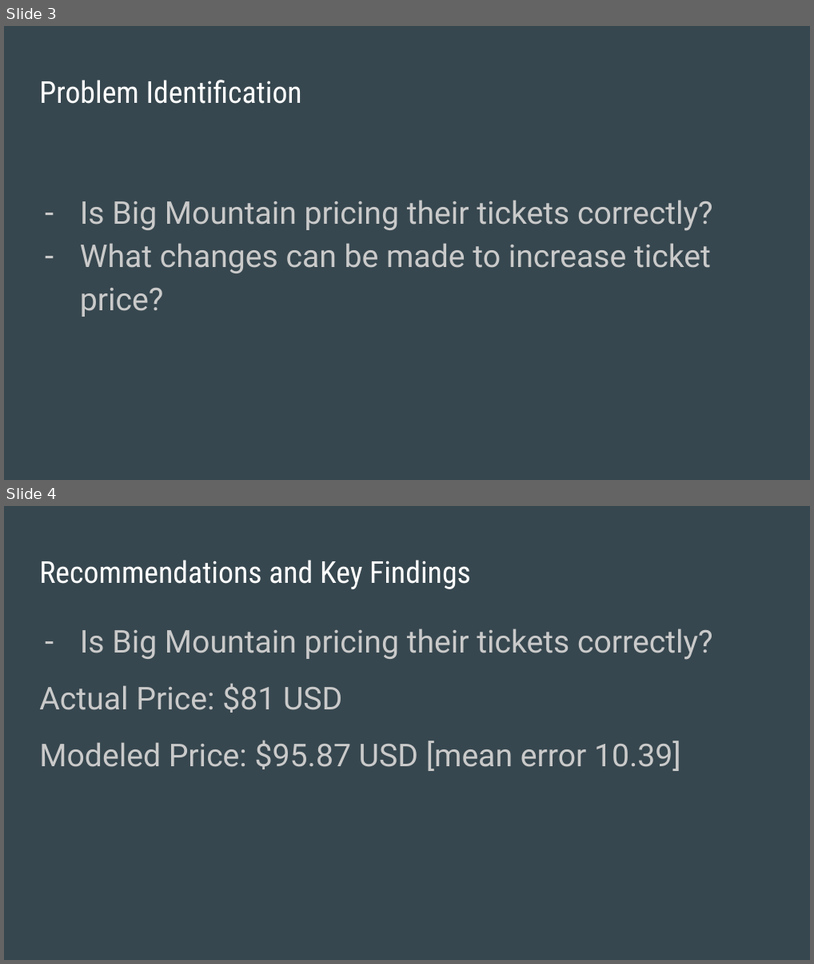
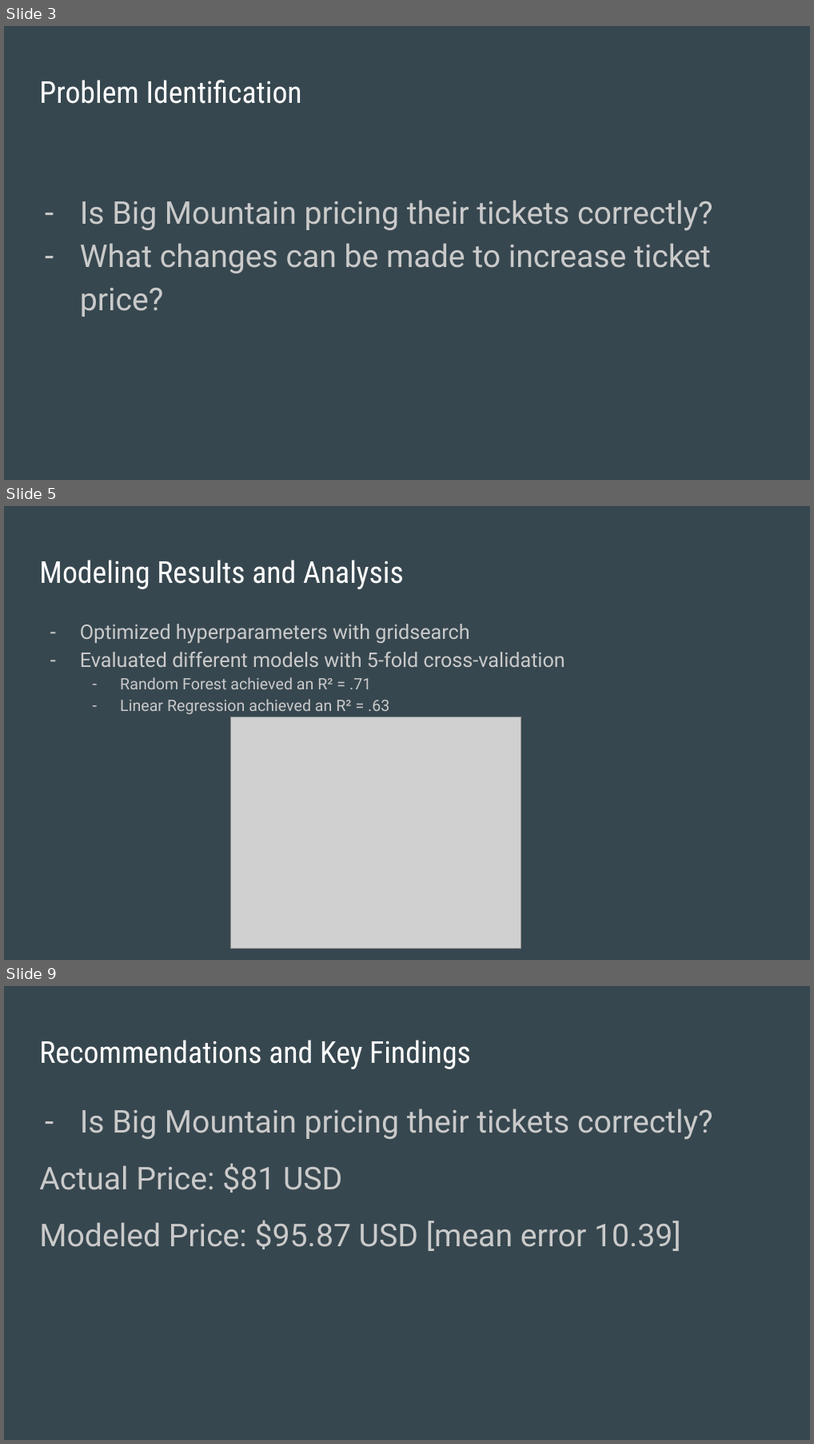
Before and after one commit to TheDemx27/DataScienceGuidedCapstone, a slide deck: Big Mountain Slide Deck.pptx. Shown one above the other, each under a label of ours: slides 3 and 4 before the commit, slides 3, 5 and 9 after it; the slides between them are not shown. The pictures are 814x964 and 814x1444 pixels, drawn with LibreOffice and Linux fonts; fonts in the diff are those of the drawing; grey boxes stand for pictures. Boxes give left, top, right and bottom in pixels: in the first picture for what was removed or moved away, otherwise in the second. Text is boxed around its words. In the diff, an @@ line names an element or a change of style, - is before the commit and + after.

```diff
--- a/Big Mountain Slide Deck.pptx
+++ b/Big Mountain Slide Deck.pptx
@@ slide 5 added at box(4, 506, 810, 960), background #37474F @@
@@ title added at box(39, 560, 404, 589), 27 pt, text #FFFFFF @@
+Modeling Results and Analysis
@@ text added at box(80, 624, 566, 714), 18 pt, text #CACACA @@
+– Optimized hyperparameters with gridsearch
+– Evaluated different models with 5-fold cross-validation
+  – Random Forest achieved an R² = .71
+  – Linear Regression achieved an R² = .63
@@ picture added at box(230, 716, 521, 948) @@
@@ what was slide 4 is now slide 9 @@
```
Also in this commit, not shown: 1 slide changed, 3 other slides added, 1 slide removed.
